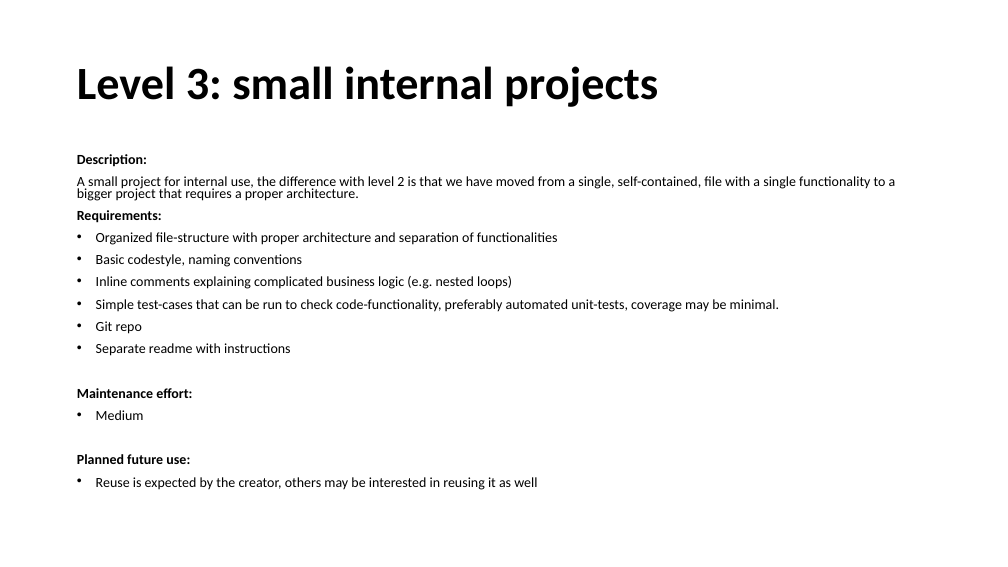
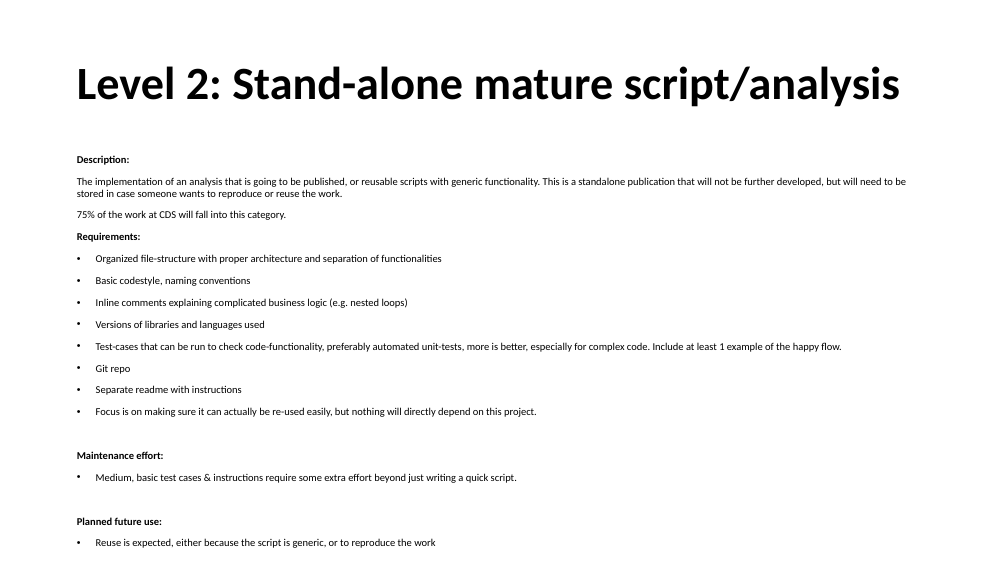
Before and after one commit to MaastrichtU-CDS/general_coding_practices, a slide deck: slide 3 of General Software Engineering/Levels of Software Projects.pptx (slide 5 before the commit). Drawn at 1008x567 pixels with LibreOffice and Linux fonts; fonts in the diff are those of the drawing. Boxes give left, top, right and bottom in pixels: in the first picture for what was removed or moved away, otherwise in the second. Text is boxed around its words. In the diff, an @@ line names an element or a change of style, - is before the commit and + after.

```diff
--- a/General Software Engineering/Levels of Software Projects.pptx
+++ b/General Software Engineering/Levels of Software Projects.pptx
@@ title at (77,66,900,107): text changed @@
-Level 3: small internal projects
+Level 2: Stand-alone mature script/analysis
@@ text at (77,177,906,220): text changed; size 13.3 to 10 pt @@
-A small project for internal use, the difference with level 2 is that we have moved from a single, self-contained, file with a single functionality to a bigger project that requires a proper architecture.
+The implementation of an analysis that is going to be published, or reusable scripts with generic functionality. This is a standalone publication that will not be further developed, but will need to be stored in case someone wants to reproduce or reuse the work.
+75% of the work at CDS will fall into this category.
@@ text at (77,155,441,459): size 13.3 to 10 pt in "Description:", "Requirements:", "Organized file-structure with proper architecture and separa ...", "Basic codestyle, naming conventions" and 5 more places; line spacing 0.7 to 0.9 @@
@@ text at (96,320,841,352): text changed; size 13.3 to 10 pt @@
-• Simple test-cases that can be run to check code-functionality, preferably automated unit-tests, coverage may be minimal.
+• Versions of libraries and languages used
+• Test-cases that can be run to check code-functionality, preferably automated unit-tests, more is better, especially for complex code. Include at least 1 example of the happy flow.
@@ text at (96,407,537,417): paragraph added @@
+• Focus is on making sure it can actually be re-used easily, but nothing will directly depend on this project.
@@ text at (96,473,517,483): text changed; size 13.3 to 10 pt @@
-• Medium
+• Medium, basic test cases & instructions require some extra effort beyond just writing a quick script.
@@ text at (96,477,537,490): text changed; size 13.3 to 10 pt @@
-• Reuse is expected by the creator, others may be interested in reusing it as well
+• Reuse is expected, either because the script is generic, or to reproduce the work
```
Also in this commit, not shown: 2 other slides changed, 1 slide added, 2 slides removed, 1 other file.
